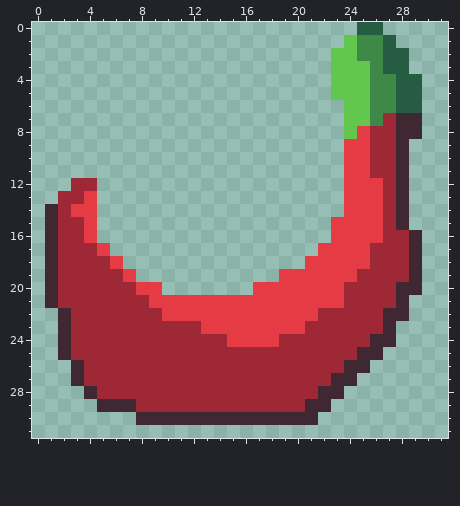
Pixel-art file, stored at core/assets/pepperbomb.ase. The picture above is the old version.
32x32 pixels, 1 frame.
The same view after the edit:
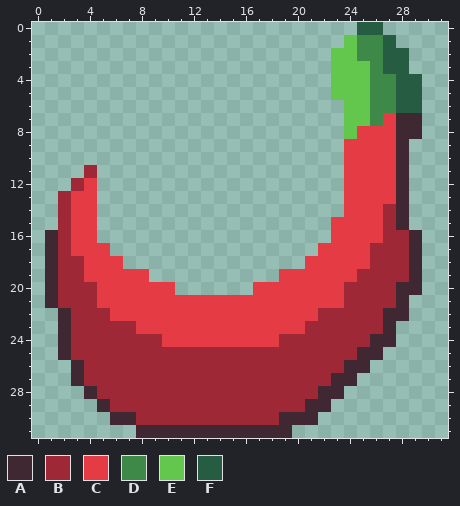
Palette (. is transparent): A #3f2832  B #9e2835  C #e43b44  D #3e8948  E #63c74d  F #265c42
What changed:
{"y":7,"x":27,"old":"B","new":"C"}
{"y":8,"x":26,"old":"BB","new":"CC"}
{"y":9,"x":26,"old":"BB","new":"CC"}
{"y":10,"x":26,"old":"BB","new":"CC"}
{"y":11,"x":4,"old":".","new":"B"}
{"y":11,"x":26,"old":"BB","new":"CC"}
{"y":12,"x":4,"old":"B","new":"C"}
{"y":12,"x":27,"old":"B","new":"C"}
{"y":13,"x":3,"old":"B","new":"C"}
{"y":13,"x":27,"old":"B","new":"C"}
{"y":14,"x":1,"old":"A","new":"."}
{"y":15,"x":1,"old":"A","new":"."}
{"y":15,"x":3,"old":"B","new":"C"}
{"y":16,"x":3,"old":"B","new":"C"}
{"y":17,"x":3,"old":"BB","new":"CC"}
{"y":18,"x":4,"old":"BB","new":"CC"}
{"y":19,"x":4,"old":"BBB","new":"CCC"}
{"y":19,"x":8,"old":".","new":"C"}
{"y":20,"x":5,"old":"BBB","new":"CCC"}
{"y":20,"x":10,"old":".","new":"C"}
{"y":21,"x":5,"old":"BBBB","new":"CCCC"}
{"y":22,"x":6,"old":"BBBB","new":"CCCC"}
{"y":23,"x":8,"old":"BBBBB","new":"CCCCC"}
{"y":24,"x":10,"old":"BBBBB","new":"CCCCC"}
{"y":29,"x":6,"old":"AA","new":"BB"}
{"y":30,"x":6,"old":"..AAAAAAAAAAA","new":"AABBBBBBBBBBB"}
{"y":31,"x":8,"old":"............","new":"AAAAAAAAAAAA"}
{"label":"changed","picture_box":[370,113,396,204]}
{"label":"changed","picture_box":[45,165,292,438]}
